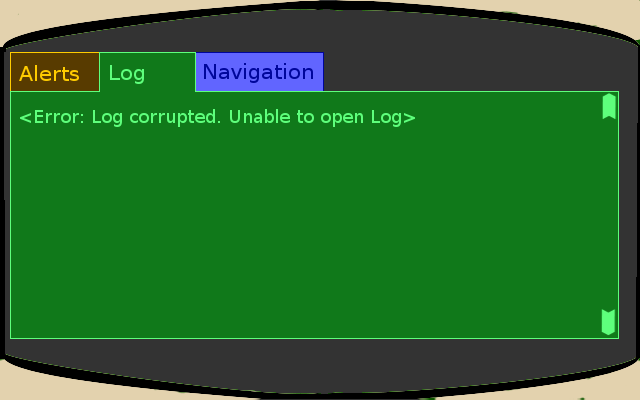
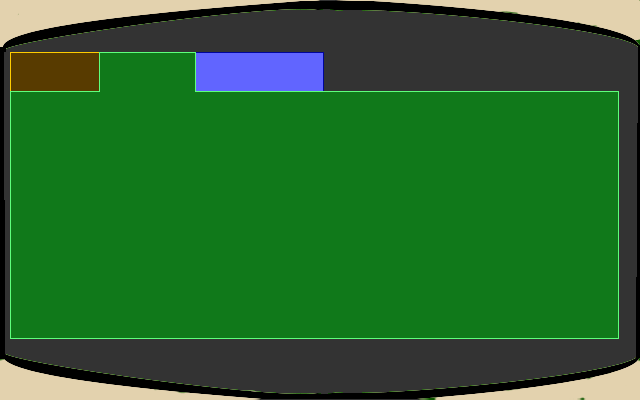
Layers edited between the first and the second (640, 400) image:
hid "Down Arrow" over (601, 309, 616, 336)
hid "Up Arrow" over (602, 93, 617, 120)
hid "Navigation" over (204, 63, 313, 83)
hid "Log" over (110, 65, 144, 84)
hid "Alerts" over (19, 65, 79, 81)
hid "<Error: Log corrupted. Unable ..." over (20, 109, 415, 127)
